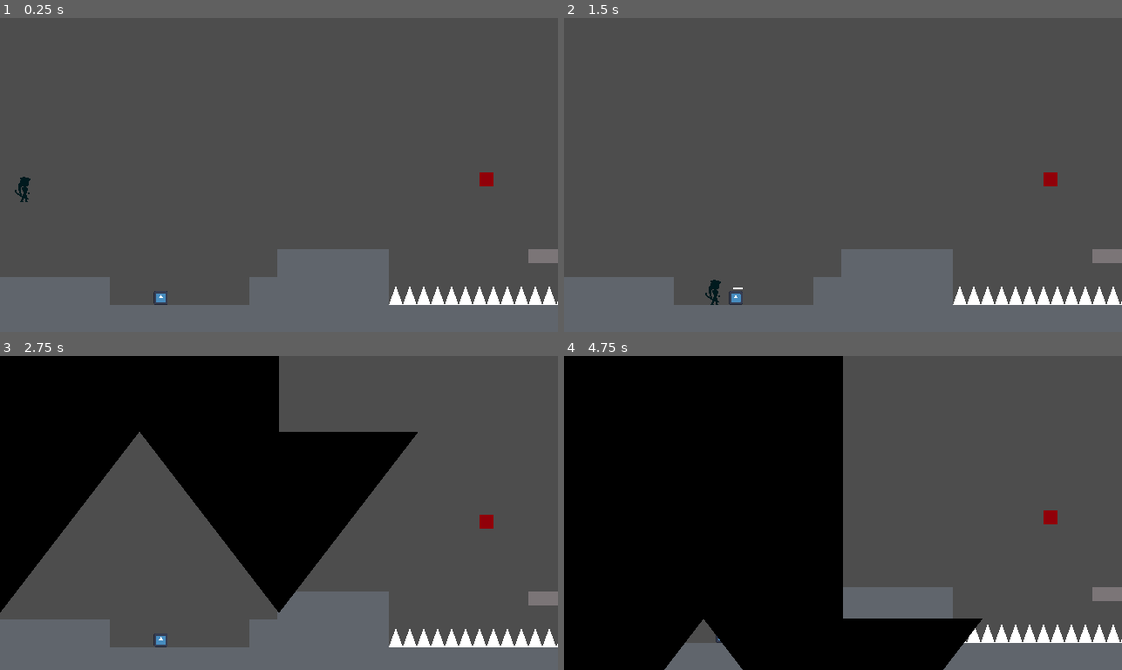
Above: before the commit, frames 1-4 (two rows, left to right).
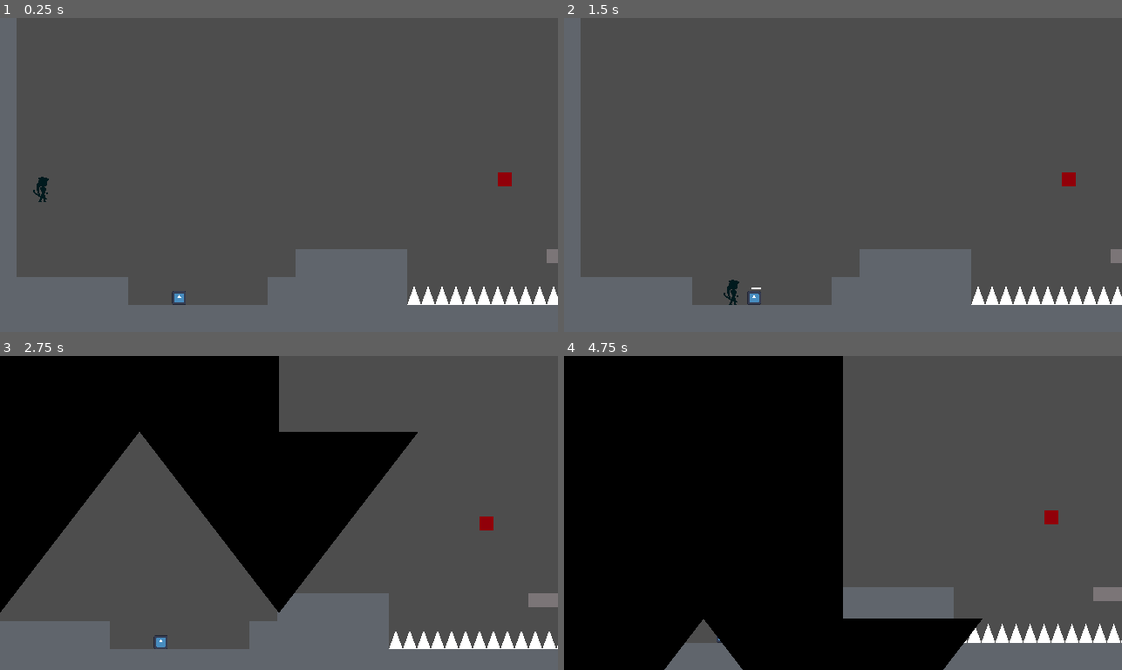
Above: after the commit, the same moments.

Repository: Borrow-Game/game-godot
Game: Godot game, scene res://Scenes/physics_sample_scene.tscn
Two runs of this game, one before a commit and one after it. Both use one fixed random seed, a clock stepped at 60 frames per second and the inputs below. The engine's default icon, where the game draws it, is replaced by a stand-in: a white triangle on a blue panel in a dark square.
Inputs:
- Up to frame 1 (0.25 s): no input
- Up to frame 2 (1.5 s): tap Enter (ui_accept) at 0.5, 0.77 s; hold Right (right) from 0.53 s (still down); tap X (dash) at 0.6 s; tap Shift (shoot bow) at 1.35 s
- Up to frame 3 (2.75 s): tap Enter (ui_accept) at 1.52 s; release Right (right) at 2.03 s; hold Left (left) from 2.03 s (still down); tap X (dash) at 2.1 s
- Up to frame 4 (4.75 s): release Left (left) at 2.78 s; hold Right (right) 2.78-4.28 s; tap Shift (shoot bow) at 2.85, 4.35 s; tap Enter (ui_accept) at 3.02, 3.77, 4.52 s; tap X (dash) at 3.6 s; hold Left (left) from 4.28 s (still down)

The runs differ from the first frame. In frame 1, 5.3% of the frame differs, in the area x 0-100%, y 0-92%; in frame 2, 5.3%; in frame 3, 0.9%; in frame 4, 0.2%.

Commit message:
feat: modular multi camera system

Diff:
--- a/Scenes/chapter_1_level.gd
+++ b/Scenes/chapter_1_level.gd
@@ -3,7 +3,7 @@
 @export var Camera: Node
 # Called when the node enters the scene tree for the first time.
 func _ready() -> void:
-	pass
+	HapticsHandler.camera = Camera
 
 
 # Called every frame. 'delta' is the elapsed time since the previous frame.
--- a/Scenes/physics_sample_scene.tscn
+++ b/Scenes/physics_sample_scene.tscn
@@ -8,9 +8,11 @@
 [ext_resource type="PackedScene" uid="uid://ylta7hm7dobh" path="res://Scenes/moving_block.tscn" id="4_3xai4"]
 [ext_resource type="PackedScene" uid="uid://bn5nvsbru0mdw" path="res://Scenes/killing-object.tscn" id="5_erp6k"]
 [ext_resource type="PackedScene" uid="uid://cti0hhlcss2tr" path="res://Scenes/enemy2d.tscn" id="6_irbd7"]
-
-[node name="scene" type="Node2D"]
+[ext_resource type="PackedScene" uid="uid://cf0mk861dg5gm" path="res://area_camera.tscn" id="9_wrqsw"]
+
+[node name="scene" type="Node2D" node_paths=PackedStringArray("Camera")]
 script = ExtResource("1_wtlnw")
+Camera = NodePath("player_character/Camera2D")
 
 [node name="player_character" parent="." instance=ExtResource("2_48hqm")]
 
@@ -1069,3 +1071,11 @@
 position = Vector2(880, 32)
 scale = Vector2(4, 1)
 aim_position = Vector2(880, 88)
+
+[node name="Area2D" parent="." instance=ExtResource("9_wrqsw")]
+position = Vector2(1376, -24)
+scale = Vector2(700, 400)
+
+[node name="Area2D2" parent="." instance=ExtResource("9_wrqsw")]
+position = Vector2(488, -24)
+scale = Vector2(1080, 400)
--- a/Scripts/Globals/haptics_handler.gd
+++ b/Scripts/Globals/haptics_handler.gd
@@ -6,12 +6,11 @@
 var shake_time = 1
 var shake_strength = 1
 
-var camera
+var camera: Node
+var camera_pos = Vector2(0,0)
 var rnd = RandomNumberGenerator.new()
 # detects if there is a camera specified
-func _ready() -> void:
-	if self.get_parent().get_node("scene") and self.get_parent().get_node("scene").name == "scene":
-		camera = self.get_parent().get_node("scene").Camera
+
 
 
 # Called every frame. 'delta' is the elapsed time since the previous frame.
--- /dev/null
+++ b/Scripts/area_camera.gd
@@ -0,0 +1,33 @@
+extends Area2D
+
+
+func _process(delta: float) -> void:
+	if $Camera2D.is_current():
+		$Camera2D.global_position = HapticsHandler.camera_pos
+
+		print(HapticsHandler.camera_pos)
+
+
+
+
+func _ready() -> void:
+	$Camera2D.limit_left = self.position.x - (self.scale.x - 1) / 2
+	$Camera2D.limit_right = self.position.x + (self.scale.x - 1) / 2
+	$Camera2D.limit_top = self.position.y - (self.scale.y - 1) / 2
+	$Camera2D.limit_bottom = self.position.y + (self.scale.y - 1) / 2
+	$Area2D.global_scale = self.scale - Vector2(20, 20)
+
+func _on_body_entered(body: Node2D) -> void:
+
+	if body.is_in_group("player"):
+
+		$Camera2D.make_current()
+		HapticsHandler.camera = $Camera2D
+
+
+
+func _on_area_2d_body_entered(body: Node2D) -> void:
+	if body.is_in_group("player"):
+
+		$Camera2D.make_current()
+		HapticsHandler.camera = $Camera2D
--- a/Scripts/physics_sample_scene.gd
+++ b/Scripts/physics_sample_scene.gd
@@ -3,9 +3,11 @@
 @export var Camera: Node
 # Called when the node enters the scene tree for the first time.
 func _ready() -> void:
-	pass
+	HapticsHandler.camera = Camera
 
 
 # Called every frame. 'delta' is the elapsed time since the previous frame.
 func _process(delta: float) -> void:
-	pass
+	if RespawnHandler.respawning > 0:
+		HapticsHandler.camera = Camera
+		Camera.make_current()
--- a/Scripts/player_character.gd
+++ b/Scripts/player_character.gd
@@ -20,7 +20,8 @@
 var dash_direction = Vector2(0,0)
 
 func _physics_process(delta: float) -> void:
-
+	HapticsHandler.camera_pos = self.position
+	print(self.position)
 	if Input.get_axis("left", "right") < 0:
 		arrow_direction = -1
 	elif Input.get_axis("left", "right") > 0:
--- /dev/null
+++ b/area_camera.gd
@@ -0,0 +1,24 @@
+extends Camera2D
+
+
+# Called when the node enters the scene tree for the first time.
+func _ready() -> void:
+	$Area2D/CollisionShape2D.scale = Vector2(abs(self.limit_left - self.limit_right), abs(self.limit_top- self.limit_bottom))
+	$Area2D/CollisionShape2D.global_position = self.global_position
+
+
+# Called every frame. 'delta' is the elapsed time since the previous frame.
+func _process(delta: float) -> void:
+	if is_current():
+		self.position = HapticsHandler.camera_pos
+		print(HapticsHandler.camera_pos)
+
+
+
+
+func _on_area_2d_body_entered(body: Node2D) -> void:
+
+	if body.is_in_group("player"):
+
+		self.make_current()
+		HapticsHandler.camera = self
--- /dev/null
+++ b/area_camera.tscn
@@ -0,0 +1,29 @@
+[gd_scene load_steps=3 format=3 uid="uid://cf0mk861dg5gm"]
+
+[ext_resource type="Script" path="res://Scripts/area_camera.gd" id="1_nh3dt"]
+
+[sub_resource type="RectangleShape2D" id="RectangleShape2D_pjwwk"]
+size = Vector2(1, 1)
+
+[node name="Area2D" type="Area2D"]
+script = ExtResource("1_nh3dt")
+
+[node name="CollisionShape2D" type="CollisionShape2D" parent="."]
+shape = SubResource("RectangleShape2D_pjwwk")
+
+[node name="Camera2D" type="Camera2D" parent="."]
+limit_left = -400
+limit_top = -400
+limit_right = 400
+limit_bottom = 400
+position_smoothing_enabled = true
+
+[node name="Area2D" type="Area2D" parent="."]
+
+[node name="CollisionShape2D" type="CollisionShape2D" parent="Area2D"]
+shape = SubResource("RectangleShape2D_pjwwk")
+
+[connection signal="area_entered" from="." to="Camera2D" method="_on_area_2d_area_entered"]
+[connection signal="body_entered" from="." to="Camera2D" method="_on_area_2d_body_entered"]
+[connection signal="body_entered" from="." to="." method="_on_body_entered"]
+[connection signal="body_entered" from="Area2D" to="." method="_on_area_2d_body_entered"]
Not shown: 1 places in Scenes/physics_sample_scene.tscn that only renumber resources
